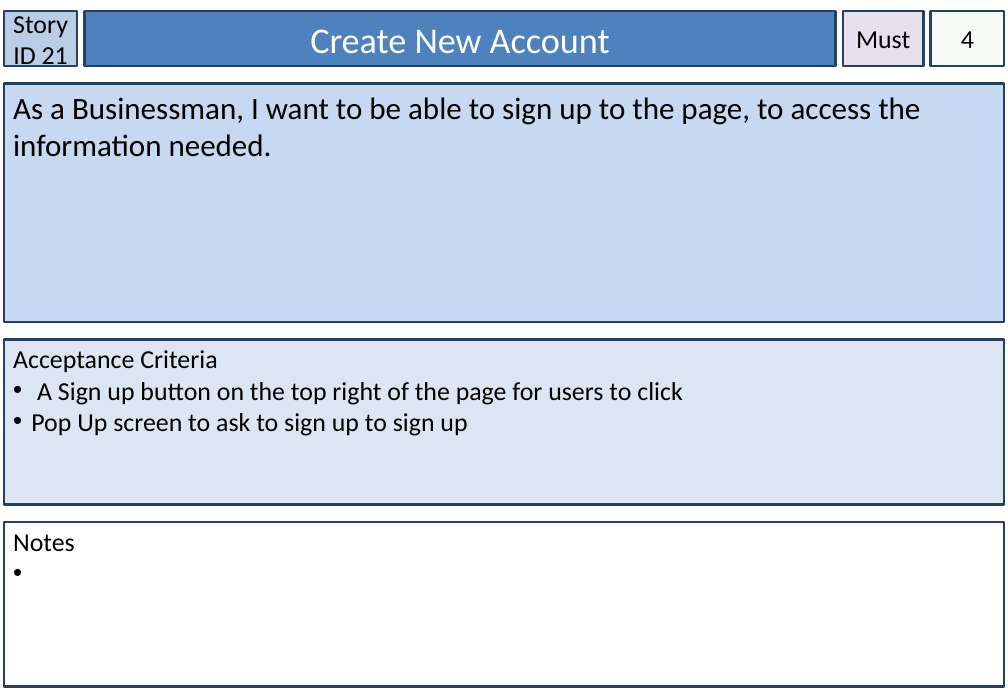
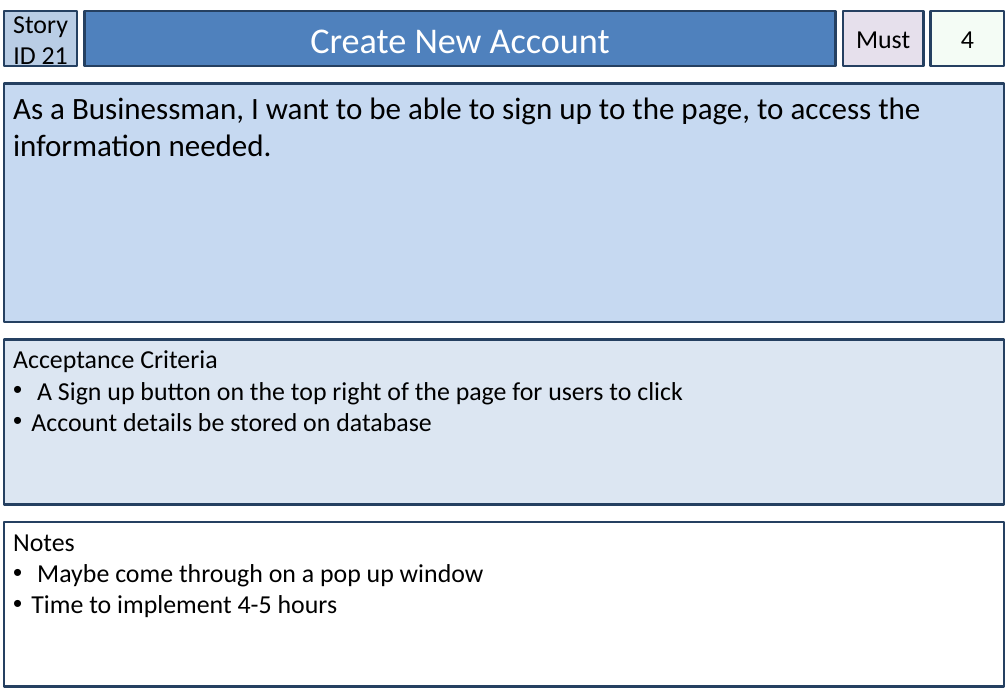
Before and after one commit to amckellar28/I-am-the-Scrub-Master, a slide deck: slide 22 of User Stories.pptx. Drawn at 1008x698 pixels with LibreOffice and Linux fonts; fonts in the diff are those of the drawing. Boxes give left, top, right and bottom in pixels: in the first picture for what was removed or moved away, otherwise in the second. Text is boxed around its words. In the diff, an @@ line names an element or a change of style, - is before the commit and + after.

```diff
--- a/User Stories.pptx
+++ b/User Stories.pptx
@@ text in rectangle at box(31, 413, 432, 431): text changed @@
-• Pop Up screen to ask to sign up to sign up
+• Account details be stored on database
@@ text in rectangle at box(31, 564, 484, 618): paragraphs added @@
+• Maybe come through on a pop up window
+• Time to implement 4-5 hours
```
Also in this commit, not shown: 30 other slides changed, 3 slides added.
